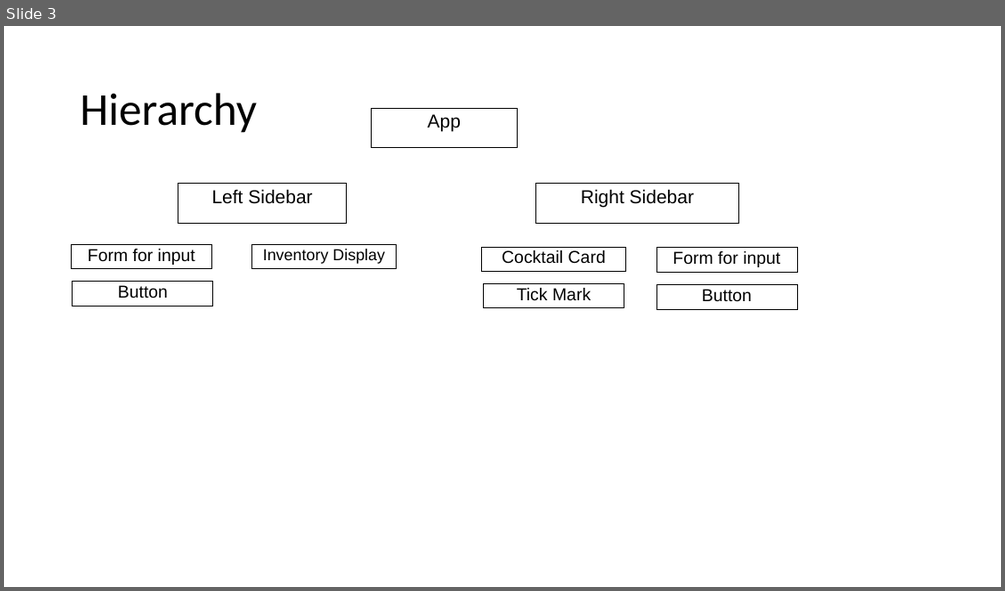
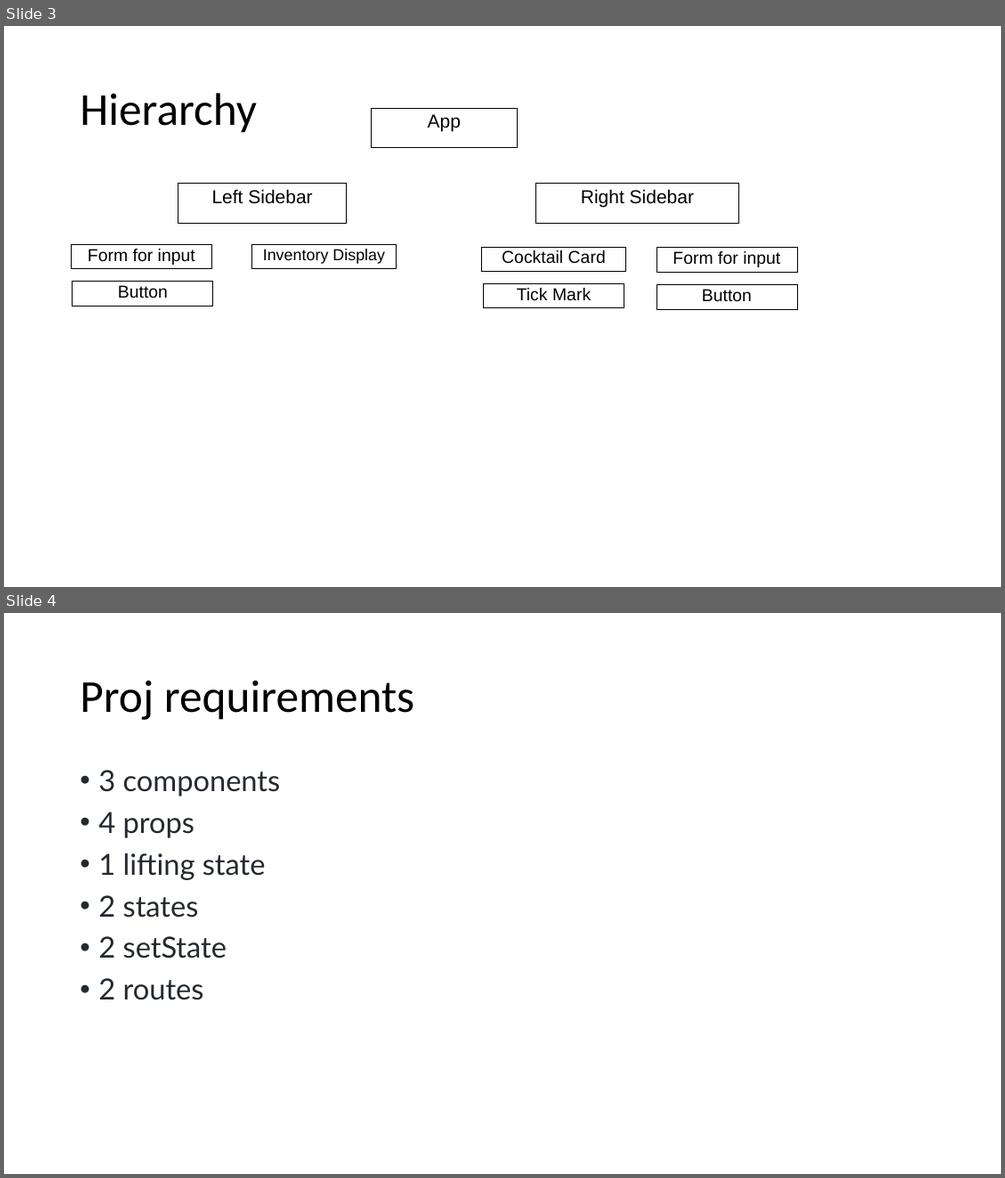
Before and after one commit to unkerpete/Cocktail_Recipes, a slide deck: project2proposal.pptx. Shown one above the other, each under a label of ours: slide 3 before the commit, slides 3 and 4 after it. The pictures are 1005x591 and 1005x1178 pixels, drawn with LibreOffice and Linux fonts; fonts in the diff are those of the drawing. Boxes give left, top, right and bottom in pixels: in the first picture for what was removed or moved away, otherwise in the second. Text is boxed around its words. In the diff, an @@ line names an element or a change of style, - is before the commit and + after.

```diff
--- a/project2proposal.pptx
+++ b/project2proposal.pptx
@@ slide 4 added at box(4, 613, 1001, 1174), background #FFFFFF @@
@@ title added at box(80, 680, 414, 720), 44 pt, text #000000 @@
+Proj requirements
@@ text added at box(98, 770, 281, 1000), 28 pt, text #24292F @@
+• 3 components
+• 4 props
+• 1 lifting state
+• 2 states
+• 2 setState
+• 2 routes
```
Also in this commit, not shown: 6 other files.
